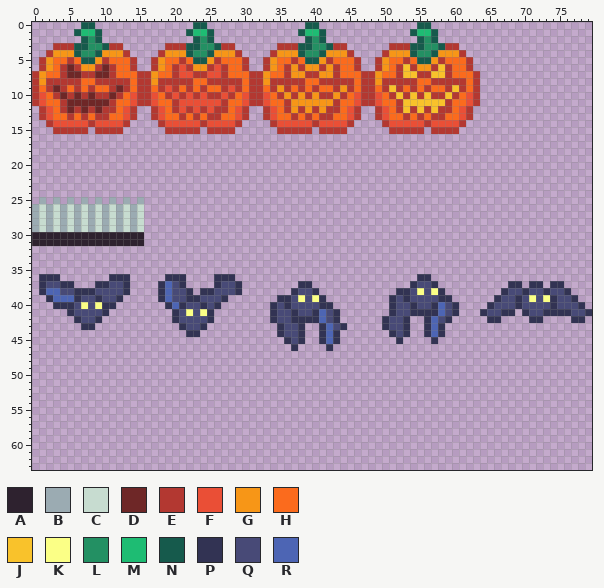
Sprite sheet: assets/sprites/obstacles.png. Above is the file before it was changed.
The file is 80x64 pixels.
Palette (. is transparent): A #2e222f  B #9babb2  C #c7dcd0  D #6e2727  E #b33831  F #ea4f36  G #f79617  H #fb6b1d  J #f9c22b  K #fbff86  L #239063  M #1ebc73  N #165a4c  P #323353  Q #484a77  R #4d65b4
Pixels before, first column x 0:
 0 .......NN..............NN..............NN..............NN.......................
 1 ......NMMN............NMMN............NMMN............NMMN......................
 2 .......NLN.............NLN.............NLN.............NLN......................
 3 ...EEENNLLNEE......EEENNLLNEE......EEENNLLNEE......EEENNLLNEE...................
 4 ..EGGGNLLNGGGE....EGGGNLLNGGGE....EGGGNLLNGGGE....EGGGNLLNGGGE..................
 5 .EGHHEHNNGEHHHE..EGHHEHNNGEHHHE..EGHHEHNNGEHHHE..EGHHEHNNGEHHHE.................
 6 .EGHEDEGGEDEHHE..EGHEFEGGEFEHHE..EGHEGEGGEGEHHE..EGHEJEGGEJEHHE.................
 7 EGHHEDDEEDDEHHHEEGHHEFFEEFFEHHHEEGHHEGGEEGGEHHHEEGHHEJJEEJJEHHHE................
 8 EGEEEEEHHEEEEEHEEGEEEEEHHEEEEEHEEGEEEEEHHEEEEEHEEGEEEEEHHEEEEEHE................
 9 EHEDEHEHEHHEDEHEEHEFEHEHEHHEFEHEEHEGEHEHEHHEGEHEEHEJEHEHEHHEJEHE................
10 EFHEDEDEDEEDEHFEEFHEFEFEFEEFEHFEEFHEGEGEGEEGEHFEEFHEJEJEJEEJEHFE................
11 EFHHEDDDDDDEHHFEEFHHEFFFFFFEHHFEEFHHEGGGGGGEHHFEEFHHEJJJJJJEHHFE................
12 .EFHEDEDEDEEHFE..EFHEFEFEFEEHFE..EFHEGEGEGEEHFE..EFHEJEJEJEEHFE.................
13 .EFHHEHEHEEHHFE..EFHHEHEHEEHHFE..EFHHEHEHEEHHFE..EFHHEHEHEEHHFE.................
14 ..EFFFFFEFFFFE....EFFFFFEFFFFE....EFFFFFEFFFFE....EFFFFFEFFFFE..................
15 ...EEEEE.EEEE......EEEEE.EEEE......EEEEE.EEEE......EEEEE.EEEE...................
16 ................................................................................
17 ................................................................................
18 ................................................................................
19 ................................................................................
20 ................................................................................
21 ................................................................................
22 ................................................................................
23 ................................................................................
24 ................................................................................
25 .B.B.B.B.B.B.B.B................................................................
26 BCBCBCBCBCBCBCBC................................................................
27 BCBCBCBCBCBCBCBC................................................................
28 BCBCBCBCBCBCBCBC................................................................
29 BCBCBCBCBCBCBCBC................................................................
30 AAAAAAAAAAAAAAAA................................................................
31 AAAAAAAAAAAAAAAA................................................................
32 ................................................................................
33 ................................................................................
34 ................................................................................
35 ................................................................................
36 .PPP.......PPP.....PPP....PPP..........................PP.......................
37 .PQQPP...PPQQP....PRQP....PQQP........PP..............PQQP..........PP.PP.PP....
38 .PRRQQPPPQQQQP....PRQQP.PPQQQP.......PQQP...........PPQKQKP........PQQPQQPQQP...
39 ..PRRRPQQPQQP.....PRQQPPQQQP.......PPQKQKP.........PQPQQQQPP......PQQPQKQKPQQP..
40 ...PPPQKQKPP.......PRPQQPQP.......PQPQQQQPP........PQQPQQPRQP....PQQQPQQQQPQQQP.
41 .....PQQQQP.........PQKQKP........PQQPQQPRQP.......PQQPPPPRQP...PQQPP.PQQPPPPQQP
42 ......PQQP..........PQQQQP........PQQPPPPRQP......PQQP..PRQP.....PP....PP....PP.
43 .......PP............PQQP..........PQQP..PRQP.....PQQP..PRP.....................
44 ......................PP...........PQQP..PRP.......PQP..PRP.....................
45 ....................................PQP..PRP........P....P......................
46 .....................................P....P.....................................
And afterwards:
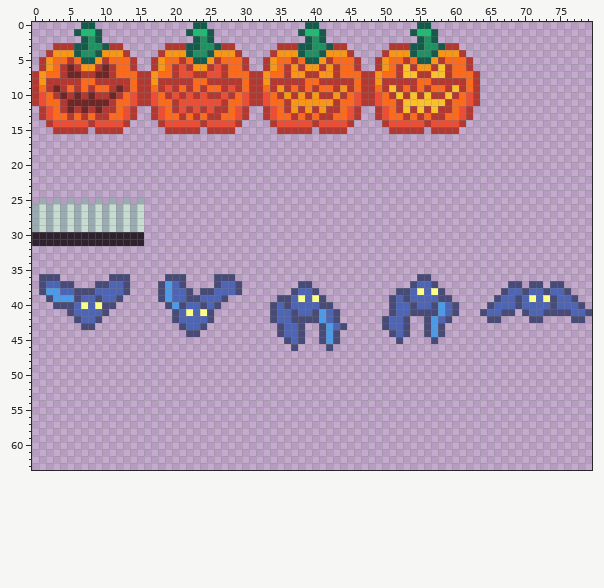
Diff:
colour P: #323353 -> #484a77
colour Q: #484a77 -> #4d65b4
colour R: #4d65b4 -> #4d9be6
